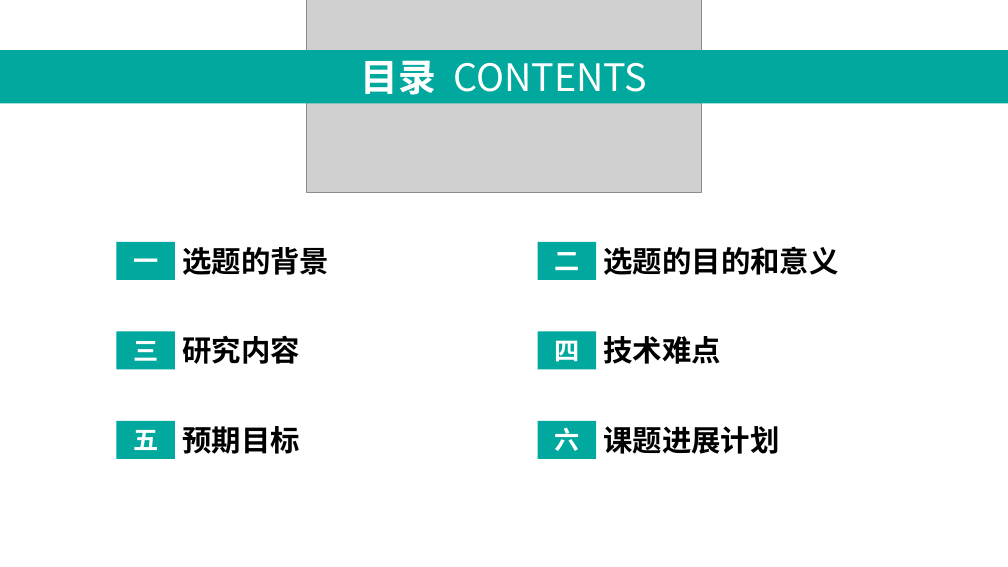
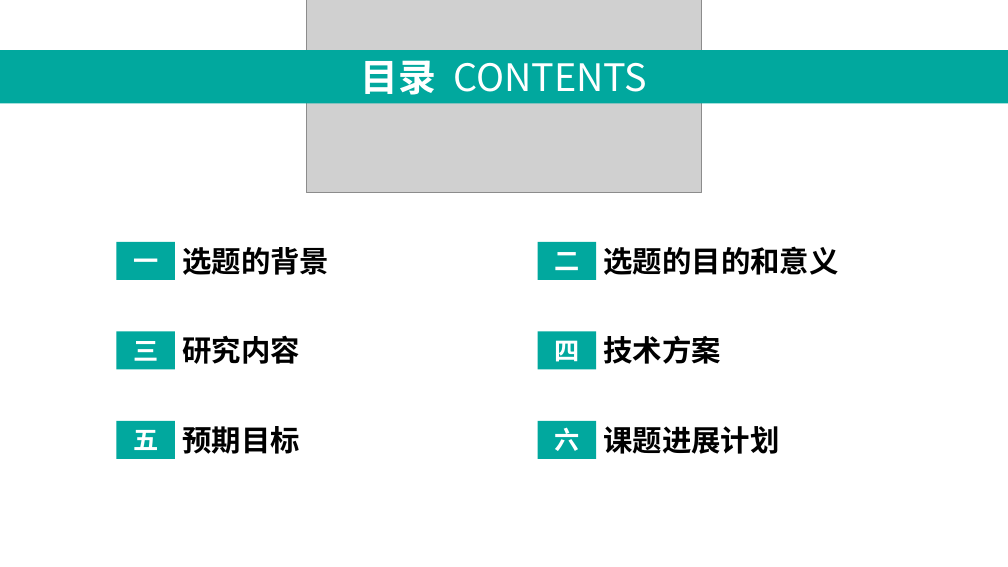
Before and after one commit to minda163/paper, a slide deck: slide 2 of 开题/我要学习-开题1.pptx. Drawn at 1008x567 pixels with LibreOffice and Linux fonts; fonts in the diff are those of the drawing; grey boxes stand for pictures. Boxes give left, top, right and bottom in pixels: in the first picture for what was removed or moved away, otherwise in the second. Text is boxed around its words. In the diff, an @@ line names an element or a change of style, - is before the commit and + after.

```diff
--- a/开题/我要学习-开题1.pptx
+++ b/开题/我要学习-开题1.pptx
@@ text at [604, 335, 721, 364]: text changed @@
-技术难点
+技术方案
```
Also in this commit, not shown: 6 other slides changed, 1 slide removed, 1 other file.
